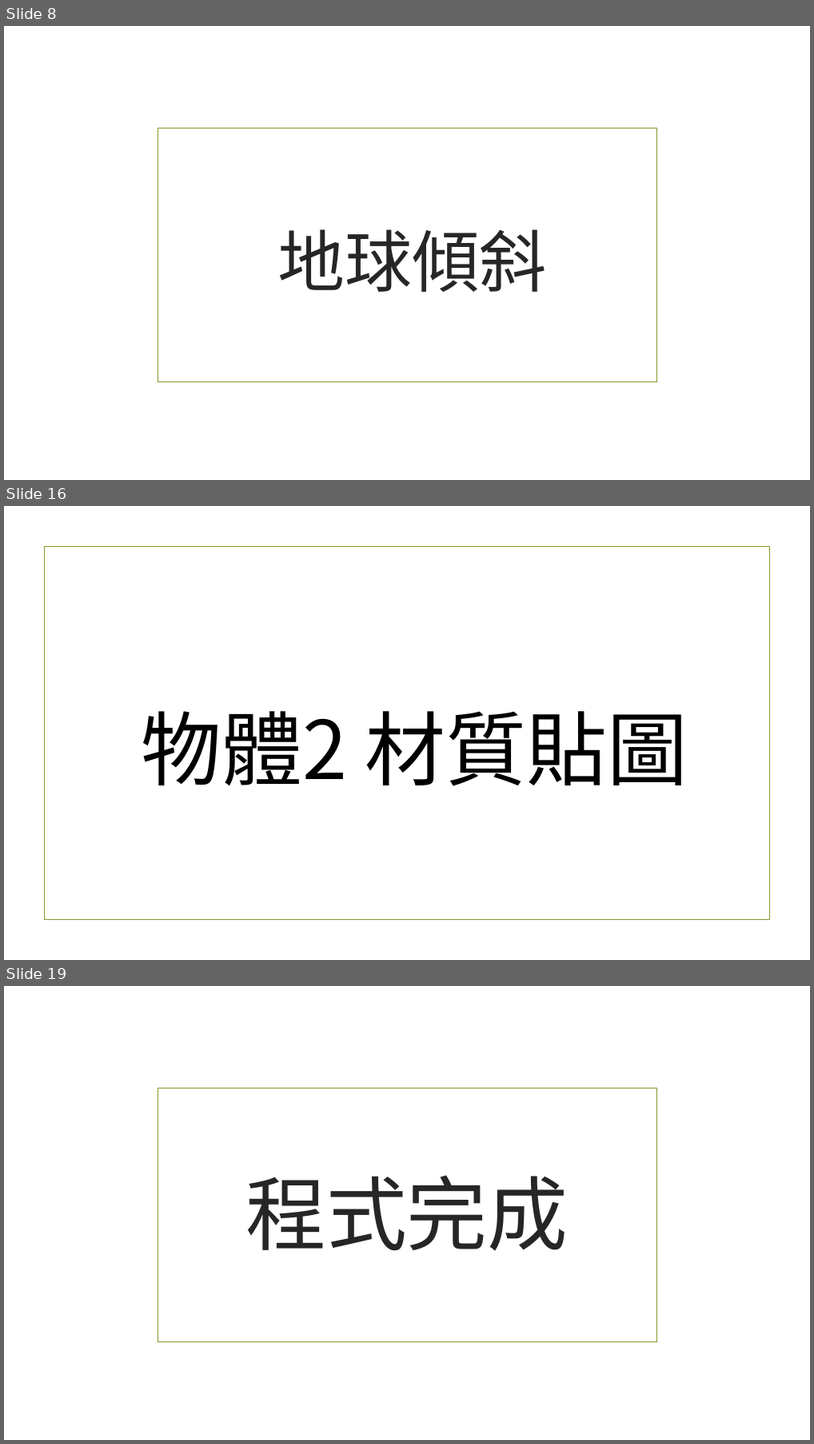
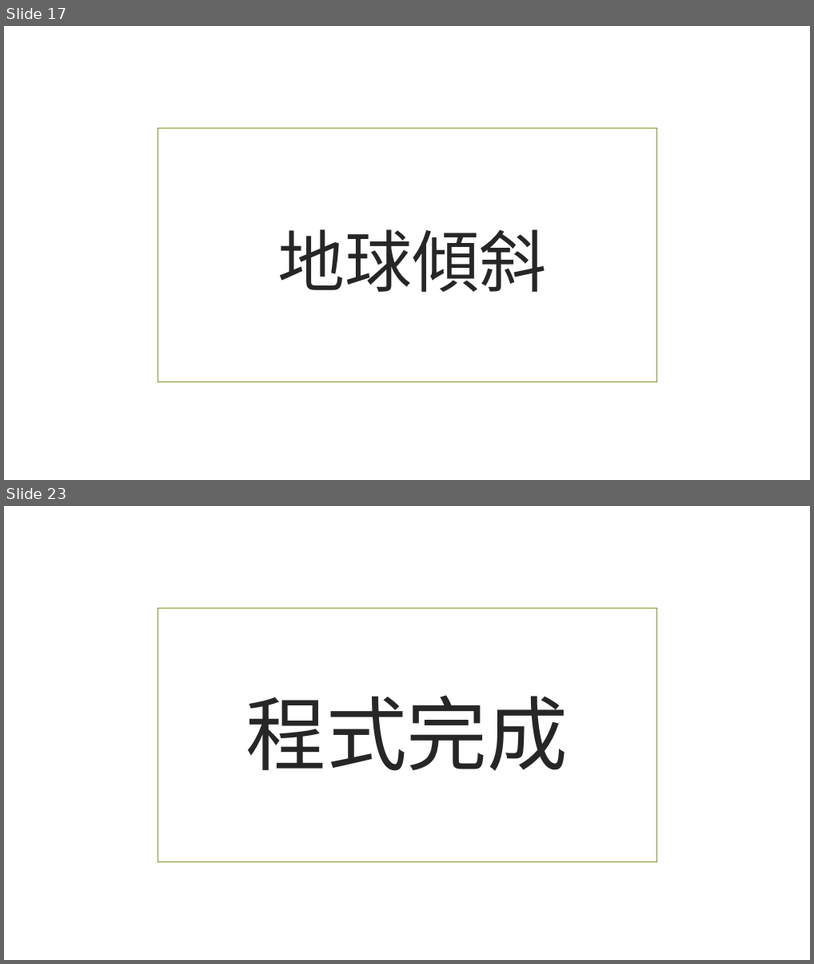
Before and after one commit to beardad1975/py4t, a slide deck: 課程資料/3D空間大探索/02轉動地球.pptx. Shown one above the other, each under a label of ours: slides 8, 16 and 19 before the commit, slides 17 and 23 after it; the slides between them are not shown. The pictures are 814x1444 and 814x964 pixels, drawn with LibreOffice and Linux fonts; fonts in the diff are those of the drawing; background and template pictures are left out. Boxes give left, top, right and bottom in pixels: in the first picture for what was removed or moved away, otherwise in the second. Text is boxed around its words. In the diff, an @@ line names an element or a change of style, - is before the commit and + after.

```diff
--- a/課程資料/3D空間大探索/02轉動地球.pptx
+++ b/課程資料/3D空間大探索/02轉動地球.pptx
@@ slide 16 removed at [4,506,810,960], background picture (left out) @@
@@ rectangle removed at [44,547,770,920] @@
@@ title removed at [142,711,688,786] @@
-物體2 材質貼圖
@@ what was slide 8 is now slide 17 @@
@@ what was slide 19 is now slide 23 @@
```
Also in this commit, not shown: 5 slides changed, 11 slides added, 6 other slides removed, 17 other files.
